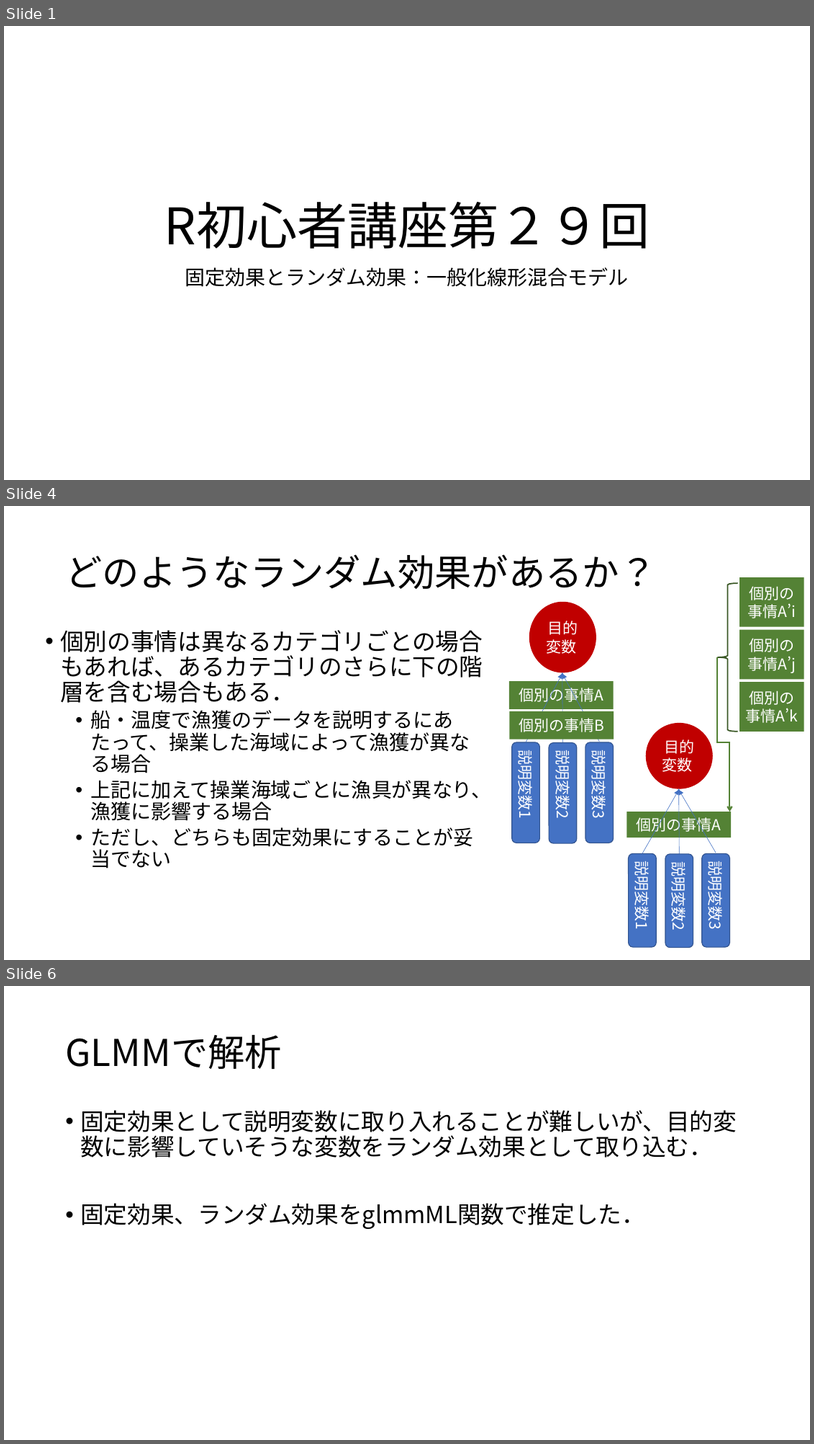
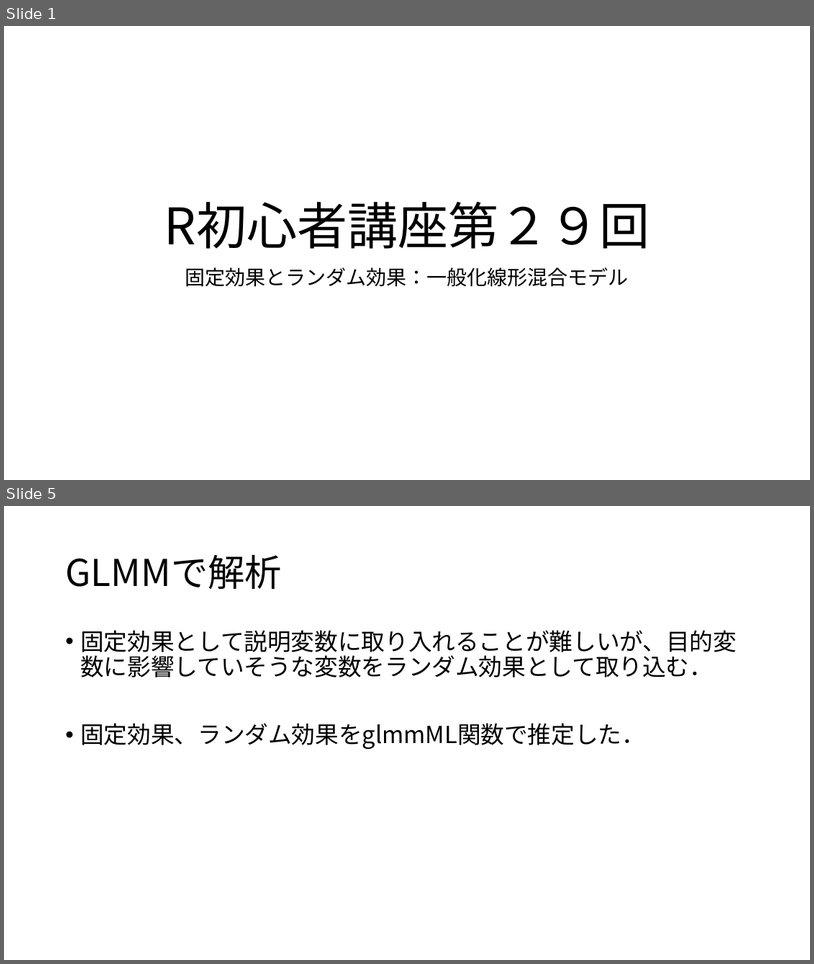
Before and after one commit to KoHMB/Shigen_kensyu_FRA, a slide deck: R/スライド/第29回.pptx. Shown one above the other, each under a label of ours: slides 1, 4 and 6 before the commit, slides 1 and 5 after it; the slides between them are not shown. The pictures are 814x1444 and 814x964 pixels, drawn with LibreOffice and Linux fonts; fonts in the diff are those of the drawing. Boxes give left, top, right and bottom in pixels: in the first picture for what was removed or moved away, otherwise in the second. Text is boxed around its words. In the diff, an @@ line names an element or a change of style, - is before the commit and + after.

```diff
--- a/R/スライド/第29回.pptx
+++ b/R/スライド/第29回.pptx
@@ slide 4 removed at [4,506,810,960], background #FFFFFF @@
@@ title removed at [65,554,656,589] @@
-どのようなランダム効果があるか？
@@ left brace removed at [718,584,738,731] @@
@@ rectangle removed at [741,577,805,627] @@
-個別の事情A’i
@@ text removed at [60,630,492,868] @@
-• 個別の事情は異なるカテゴリごとの場合もあれば、あるカテゴリのさらに下の階層を含む場合もある．
-  • 船・温度で漁獲のデータを説明するにあたって、操業した海域によって漁獲が異なる場合
-  • 上記に加えて操業海域ごとに漁具が異なり、漁獲に影響する場合
-  • ただし、どちらも固定効果にすることが妥当でない
@@ rectangle removed at [741,629,805,679] @@
-個別の事情A’j
@@ elbow arrow removed from (718, 657) to (730, 811) @@
@@ rectangle removed at [741,682,805,731] @@
-個別の事情A’k
@@ group removed at [509,602,614,843]: 3 arrows, 3 rounded rectangles, 2 rectangles, 1 ellipse @@
-目的変数
-個別の事情A
-説明変数1
-説明変数2
-説明変数3
-個別の事情B
@@ group removed at [627,723,731,947]: 3 arrows, 3 rounded rectangles, 1 ellipse, 1 rectangle @@
-目的変数
-個別の事情A
-説明変数1
-説明変数2
-説明変数3
@@ what was slide 6 is now slide 5 @@
```
Also in this commit, not shown: 2 slides changed, 1 slide added, 1 other slide removed, 7 other files.
